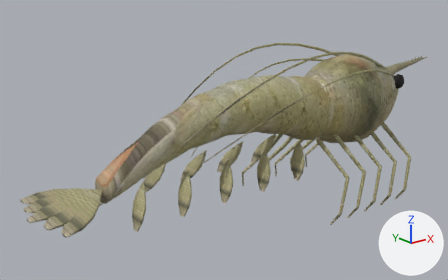
Renders of the glTF model public/aqua/models/fish/fleshy_prawn.glb from each side of a commit.
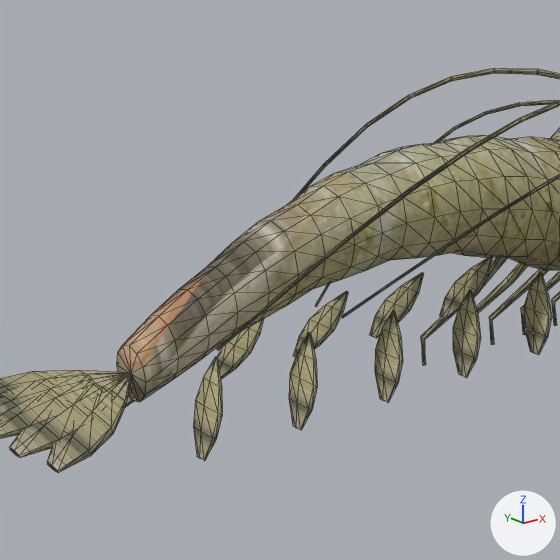
Each version is shown whole from a camera (50 mm lens) standing at (3799.403, -1.708, 0.649) and looking at (3800.86, 0.113, -0.08), then close up on the part from 9% to 69% of the width and 3% to 100% of the height. The axes (+X, +Y, +Z) are drawn at lower right. The lights are the same throughout. The older version's two pictures come first. The close-ups show mesh edges as thin lines. Vertices at exactly the same position are counted once.

Objects in the first close-up: 'fleshy_prawn'.
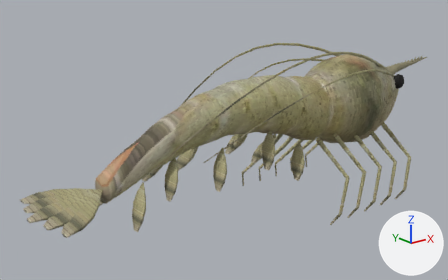
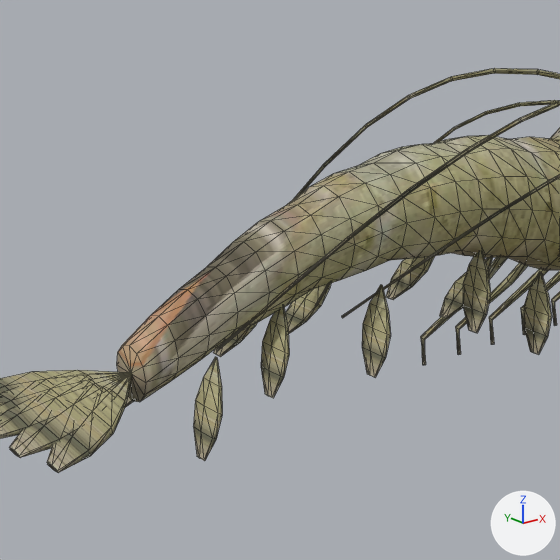
Boxes [x1, y1, x2, y2] around the edits, measured in the close-ups (560 x 560 px; the box of a moved part takes in the faces that stretch with it):
part 1 of me_fleshy_prawn, moved or reshaped
    before: [369, 273, 424, 338]
    after: [386, 257, 434, 300]
part 2 of me_fleshy_prawn, moved or reshaped
    before: [293, 291, 348, 357]
    after: [285, 283, 331, 334]
part 3 of me_fleshy_prawn, moved or reshaped
    before: [217, 319, 264, 379]
    after: [213, 323, 257, 357]
part 4 of me_fleshy_prawn, moved or reshaped
    before: [453, 290, 481, 377]
    after: [463, 251, 491, 333]
part 5 of me_fleshy_prawn, moved or reshaped
    before: [375, 310, 403, 402]
    after: [362, 285, 391, 378]
part 6 of me_fleshy_prawn, moved or reshaped
    before: [289, 333, 317, 430]
    after: [261, 306, 289, 398]

The change, as a list of edits to the scene's bpy script:
```text
Change me_fleshy_prawn:
    where me_fleshy_prawn.from_pydata(...)  # 1330 vertices, 2526 faces; spans x 3800.01..3802.02, y -0.29..0.29, z -0.38..0.27
    used by ob_fleshy_prawn; location = (0.0, 0.0, 0.0)
    me_fleshy_prawn part 1: the loose piece of 32 vertices spanning x 3800.84..3800.92, y 0.06..0.14, z -0.22..-0.09 is moved by (0.03, -0.01, 0.07)
    me_fleshy_prawn part 2: the loose piece of 32 vertices spanning x 3800.66..3800.74, y 0.06..0.14, z -0.22..-0.09 is moved by (-0.03, 0.0, 0.05)
    me_fleshy_prawn part 3: the loose piece of 32 vertices spanning x 3800.48..3800.56, y 0.06..0.14, z -0.22..-0.09 is moved by (-0.01, -0.03, 0.06)
    me_fleshy_prawn part 4: the loose piece of 32 vertices spanning x 3800.84..3800.92, y -0.14..-0.06, z -0.22..-0.09 is moved by (0.03, 0.01, 0.07)
    me_fleshy_prawn part 5: the loose piece of 32 vertices spanning x 3800.66..3800.74, y -0.14..-0.06, z -0.22..-0.09 is moved by (-0.03, 0.0, 0.05)
    me_fleshy_prawn part 6: the loose piece of 32 vertices spanning x 3800.48..3800.56, y -0.14..-0.06, z -0.22..-0.09 is moved by (-0.03, 0.03, 0.05)
```
